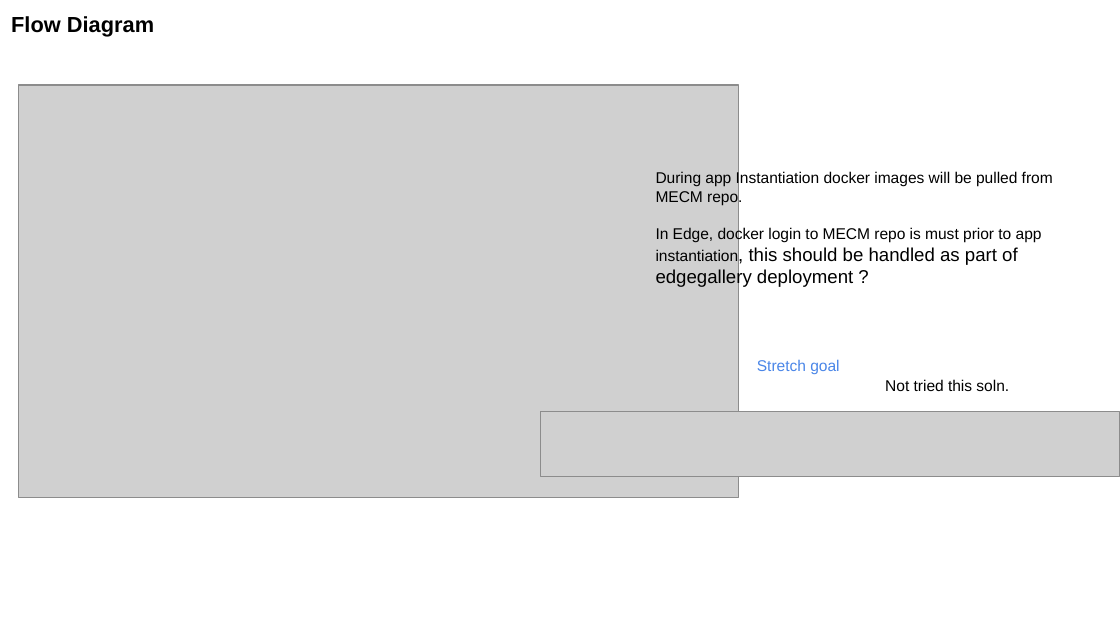
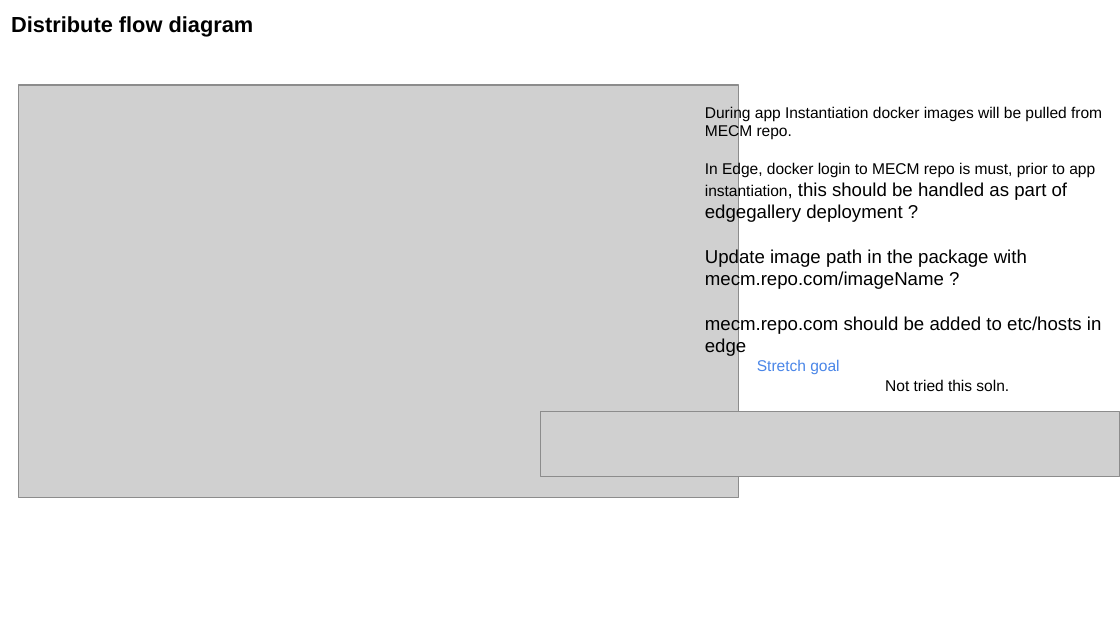
Before and after one commit to EdgeGallery/community, a slide deck: slide 4 of MECM PT/Release V1.1/Image Management-LLD.pptx (slide 3 before the commit). Drawn at 1120x630 pixels with LibreOffice and Linux fonts; fonts in the diff are those of the drawing; grey boxes stand for pictures. Boxes give left, top, right and bottom in pixels: in the first picture for what was removed or moved away, otherwise in the second. Text is boxed around its words. In the diff, an @@ line names an element or a change of style, - is before the commit and + after.

Commit message:
updated image mgmt lld

```diff
--- a/MECM PT/Release V1.1/Image Management-LLD.pptx
+++ b/MECM PT/Release V1.1/Image Management-LLD.pptx
@@ text at (x1=11, y1=16, x2=254, y2=37): text changed @@
-Flow Diagram
+Distribute flow diagram
@@ text "During app Instantiation docker images ..." moved from (x1=656, y1=171, x2=1053, y2=288) to (x1=705, y1=105, x2=1102, y2=357) @@
@@ text at (x1=705, y1=161, x2=1102, y2=357): text changed; size 10 to 12 pt @@
-In Edge, docker login to MECM repo is must prior to app instantiation, this should be handled as part of edgegallery deployment ?
+In Edge, docker login to MECM repo is must, prior to app instantiation, this should be handled as part of edgegallery deployment ?
+Update image path in the package with mecm.repo.com/imageName ?
+mecm.repo.com should be added to etc/hosts in edge
```
Also in this commit, not shown: 1 other slide changed, 2 slides added.
